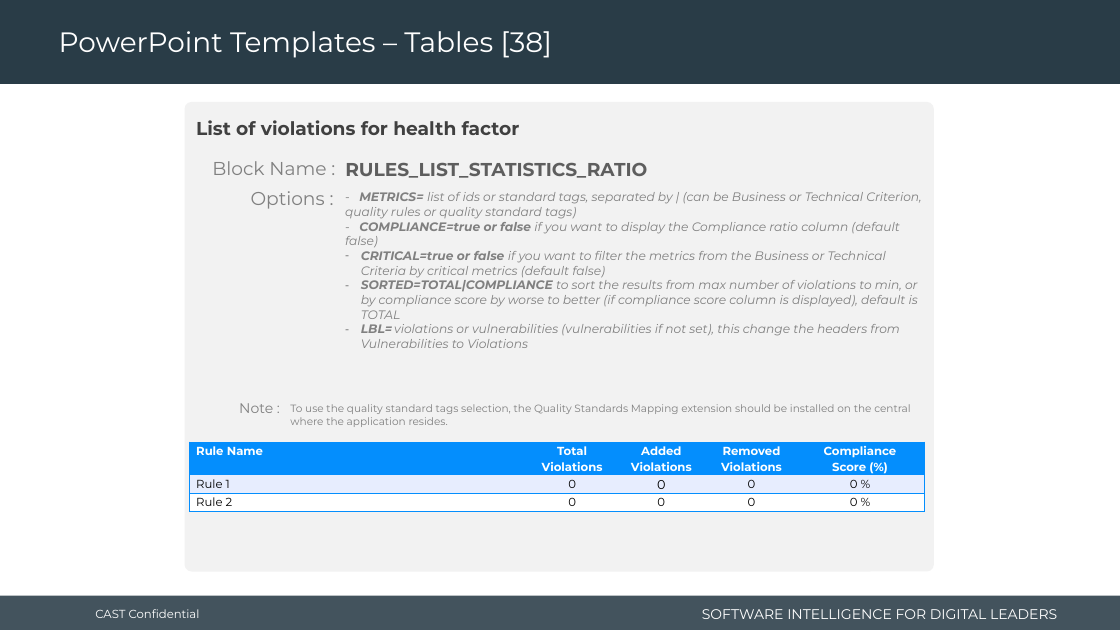
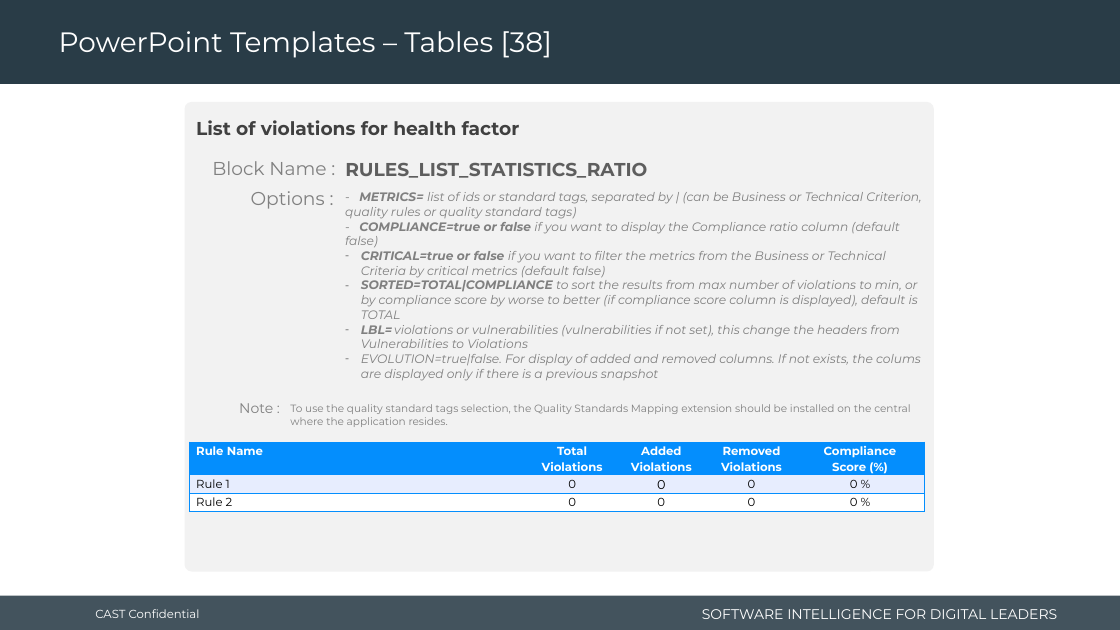
Before and after one commit to CAST-projects/CAST-ReportGenerator, a slide deck: slide 70 of CastReporting.Reporting.Core/Templates/Application/Component library/1- Powerpoint-components-library.pptx. Drawn at 1120x630 pixels with LibreOffice and Linux fonts; fonts in the diff are those of the drawing; background and template pictures are left out. Boxes give left, top, right and bottom in pixels: in the first picture for what was removed or moved away, otherwise in the second. Text is boxed around its words. In the diff, an @@ line names an element or a change of style, - is before the commit and + after.

```diff
--- a/CastReporting.Reporting.Core/Templates/Application/Component library/1- Powerpoint-components-library.pptx
+++ b/CastReporting.Reporting.Core/Templates/Application/Component library/1- Powerpoint-components-library.pptx
@@ text at box(361, 354, 921, 381): paragraph added @@
+– EVOLUTION=true|false. For display of added and removed columns. If not exists, the colums are displayed only if there is a previous snapshot
```
Also in this commit, not shown: 2 other files.
